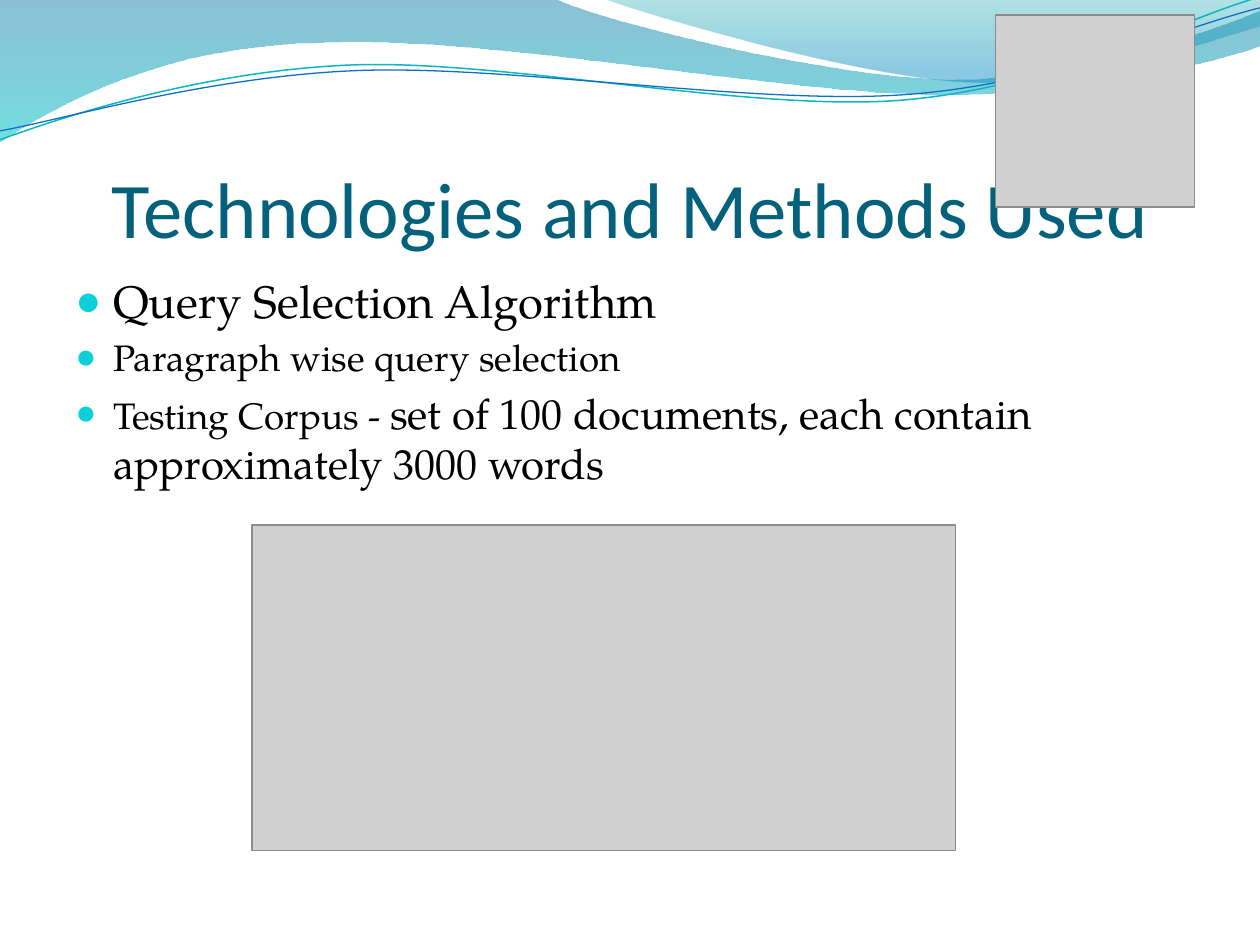
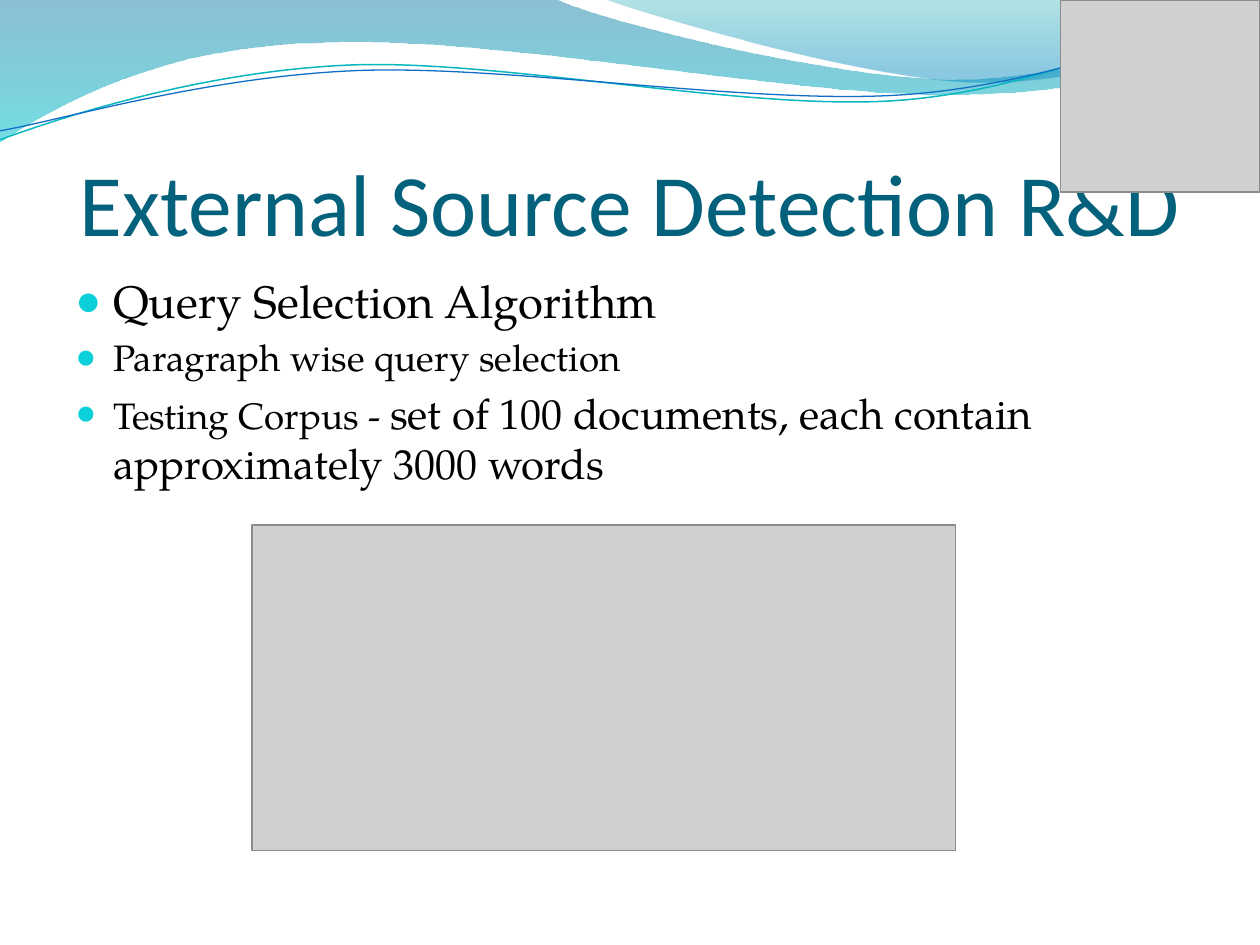
Before and after one commit to rohan501206/project-plagiabust, a slide deck: slide 13 of project docs/Final Presentation.pptx (slide 12 before the commit). Drawn at 1260x945 pixels with LibreOffice and Linux fonts; fonts in the diff are those of the drawing; grey boxes stand for pictures; background and template pictures are left out. Boxes give left, top, right and bottom in pixels: in the first picture for what was removed or moved away, otherwise in the second. Text is boxed around its words. In the diff, an @@ line names an element or a change of style, - is before the commit and + after.

```diff
--- a/project docs/Final Presentation.pptx
+++ b/project docs/Final Presentation.pptx
@@ picture moved from (x1=995, y1=15, x2=1194, y2=207) to (x1=1061, y1=0, x2=1260, y2=192) @@
@@ title at (x1=79, y1=164, x2=1179, y2=237): text changed; size 45 to 50 pt @@
-Technologies and Methods Used
+External Source Detection R&D
```
Also in this commit, not shown: 17 other slides changed, 8 slides added, 1 slide removed.
